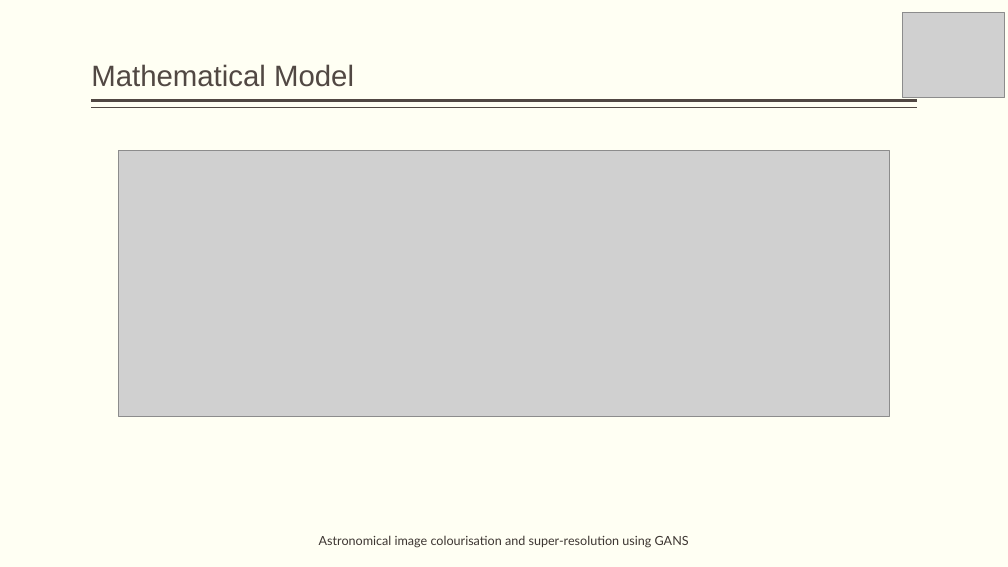
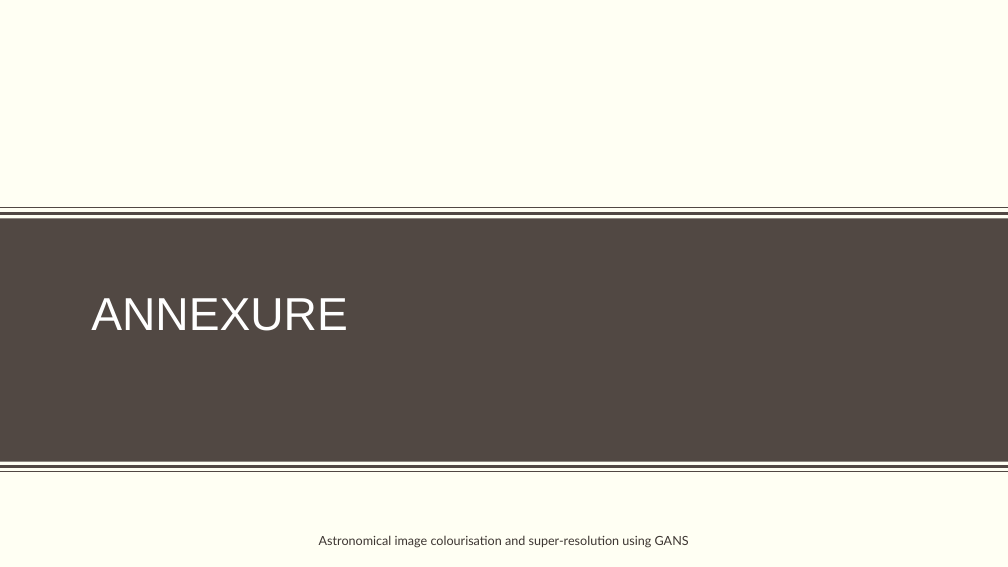
Before and after one commit to obi-wan-shinobi/Literature-Review, a slide deck: slide 33 of Presentation/Stage_1/stage_1_presentation.pptx (slide 27 before the commit). Drawn at 1008x567 pixels with LibreOffice and Linux fonts; fonts in the diff are those of the drawing; grey boxes stand for pictures; background and template pictures are left out. Boxes give left, top, right and bottom in pixels: in the first picture for what was removed or moved away, otherwise in the second. Text is boxed around its words. In the diff, an @@ line names an element or a change of style, - is before the commit and + after.

```diff
--- a/Presentation/Stage_1/stage_1_presentation.pptx
+++ b/Presentation/Stage_1/stage_1_presentation.pptx
@@ picture removed at [903,12,1005,98] @@
@@ title removed at [91,64,354,87] @@
-Mathematical Model
@@ picture removed at [118,150,890,416] @@
@@ line moved from (917, 108) - (91, 108) to (0, 208) - (1008, 208) @@
@@ line moved from (917, 101) - (91, 101) to (0, 213) - (1008, 213) @@
@@ rectangle added at [0,219,1008,462], fill #514843 @@
@@ title added at [91,298,347,331], 44 pt, text #FFFFFF @@
+ANNEXURE
@@ line added from (1008, 467) to (0, 467), #514843 3 pt @@
@@ line added from (1008, 472) to (0, 472), #514843 1 pt @@
```
Also in this commit, not shown: 17 other slides changed, 1 slide added, 3 slides removed, 9 other files.
